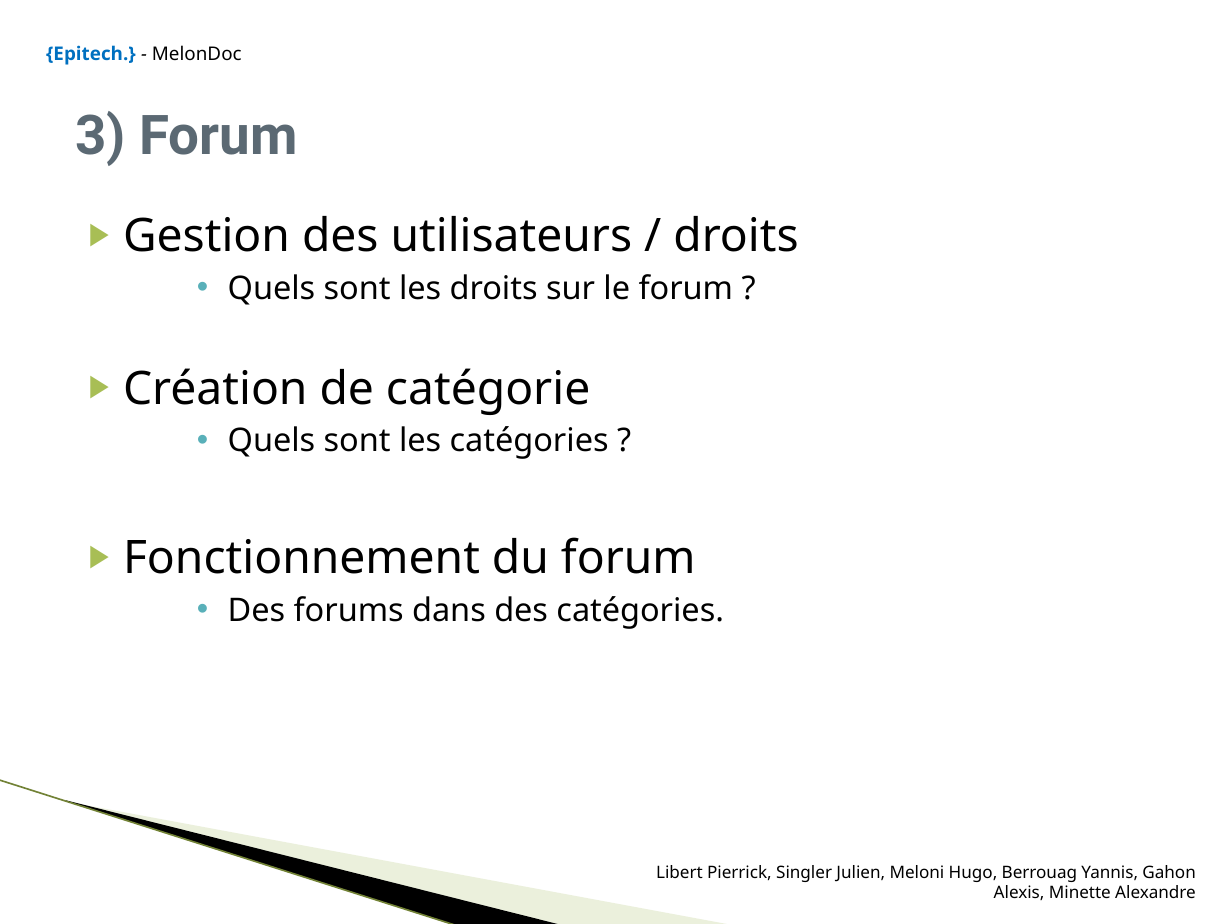
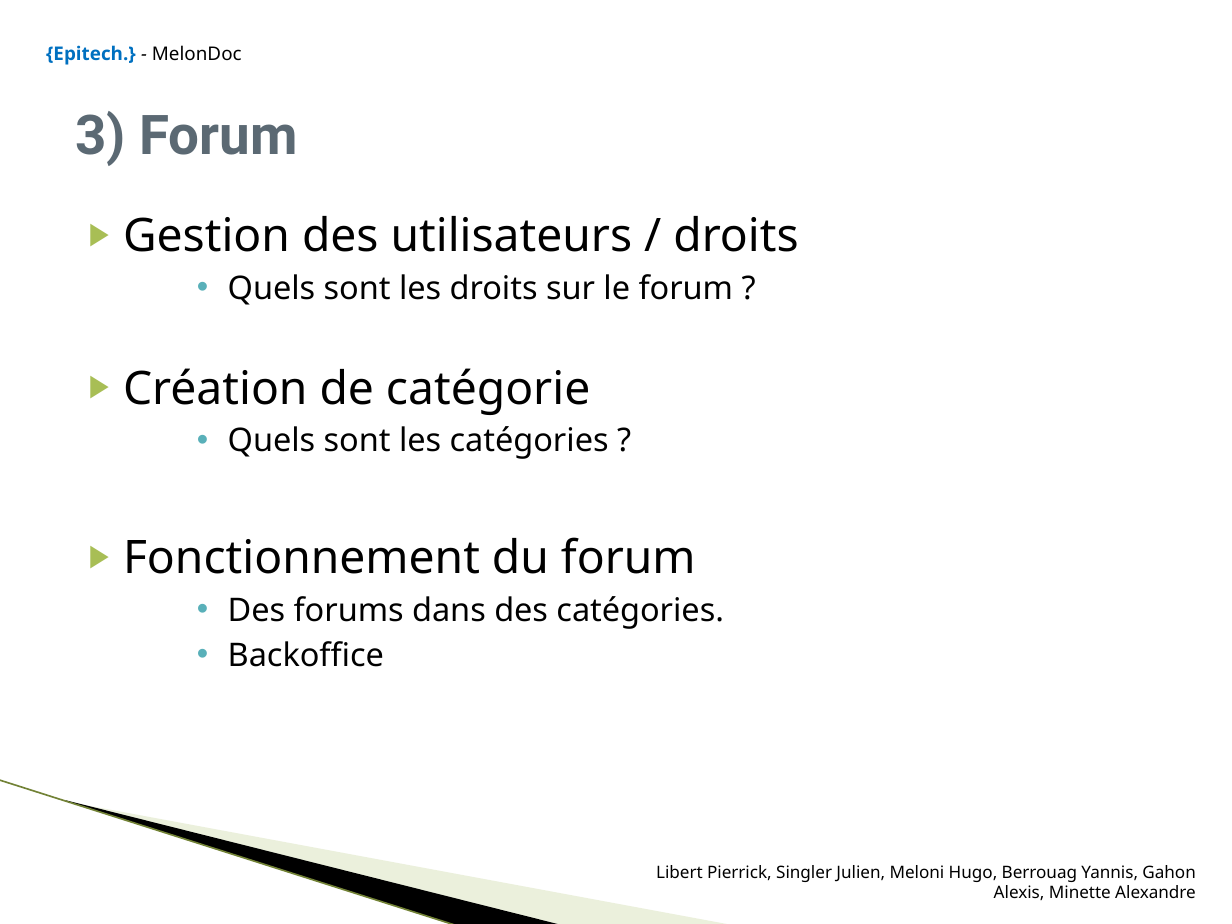
Before and after one commit to alex-min/melondoc, a slide deck: slide 8 of Documentation MelonDoc/Presentation_MelonDoc.pptx. Drawn at 1232x924 pixels with LibreOffice and Linux fonts; fonts in the diff are those of the drawing; background and template pictures are left out. Boxes give left, top, right and bottom in pixels: in the first picture for what was removed or moved away, otherwise in the second. Text is boxed around its words. In the diff, an @@ line names an element or a change of style, - is before the commit and + after.

```diff
--- a/Documentation MelonDoc/Presentation_MelonDoc.pptx
+++ b/Documentation MelonDoc/Presentation_MelonDoc.pptx
@@ text at [228,641,384,667]: paragraph added @@
+      • Backoffice
```
Also in this commit, not shown: 5 other slides changed.
